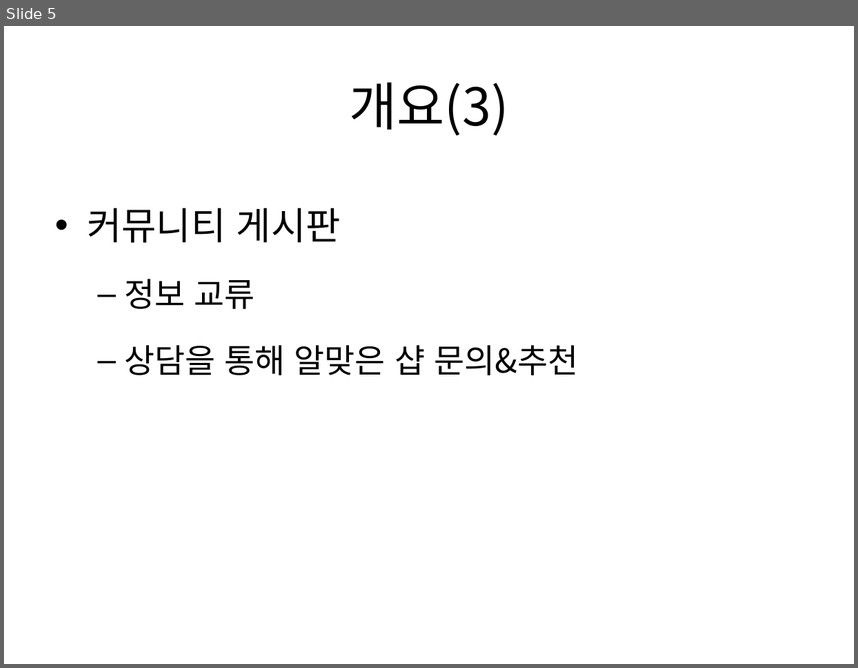
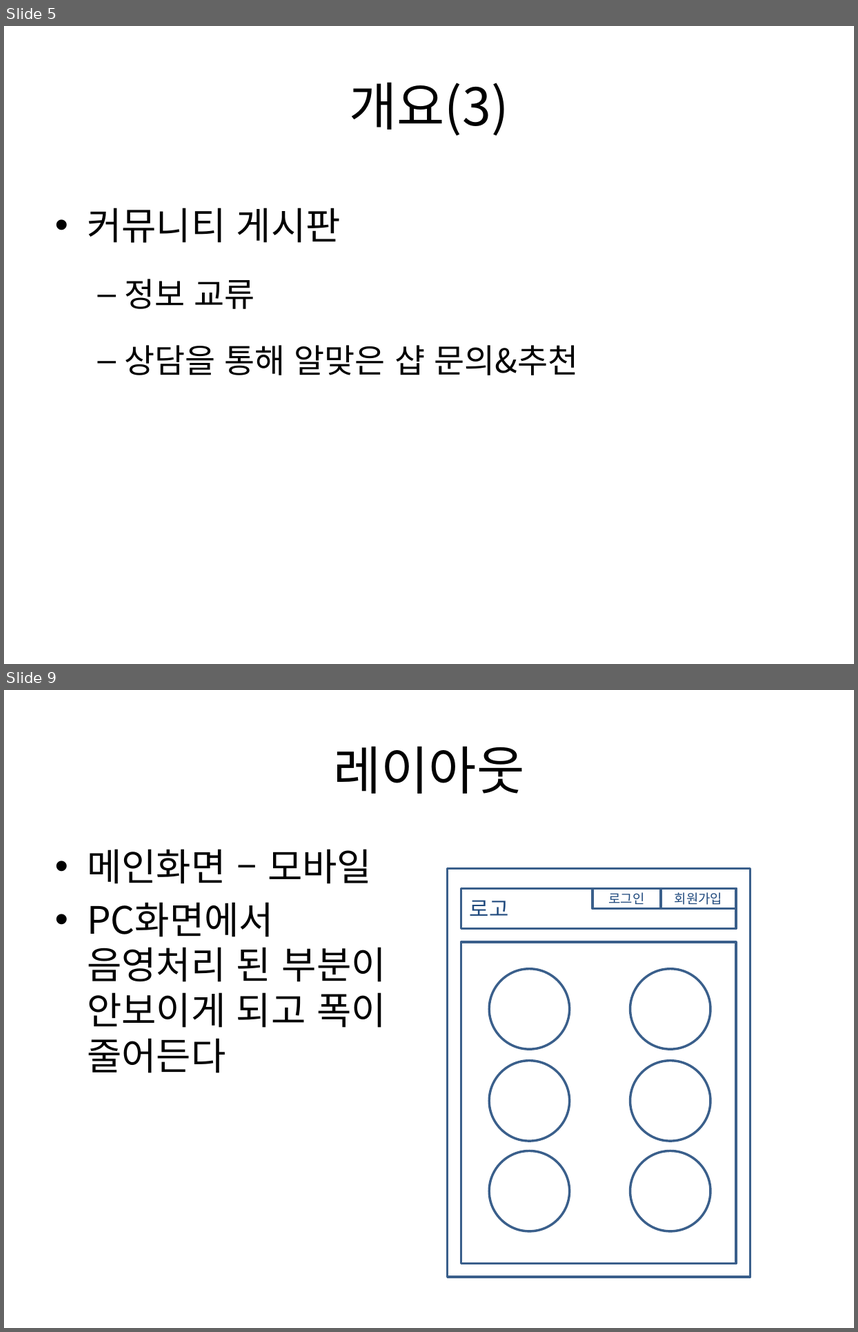
Before and after one commit to kurodari/ttm, a slide deck: docs/ttm 기획서 pt.pptx. Shown one above the other, each under a label of ours: slide 5 before the commit, slides 5 and 9 after it; the slides between them are not shown. The pictures are 858x668 and 858x1332 pixels, drawn with LibreOffice and Linux fonts; fonts in the diff are those of the drawing. Boxes give left, top, right and bottom in pixels: in the first picture for what was removed or moved away, otherwise in the second. Text is boxed around its words. In the diff, an @@ line names an element or a change of style, - is before the commit and + after.

Commit message:
메인화면 레이아웃 개요 추가

```diff
--- a/docs/ttm 기획서 pt.pptx
+++ b/docs/ttm 기획서 pt.pptx
@@ slide 9 added at (x1=4, y1=690, x2=854, y2=1328), background #FFFFFF @@
@@ title added at (x1=333, y1=746, x2=524, y2=793), 44 pt, text #000000 @@
+레이아웃
@@ text added at (x1=87, y1=849, x2=386, y2=1073), 32 pt, text #000000 @@
+• 메인화면 – 모바일
+• PC화면에서 음영처리 된 부분이 안보이게 되고 폭이 줄어든다
@@ rectangle added at (x1=448, y1=869, x2=751, y2=1276), outline #3A5F8C 2 pt @@
@@ rectangle added at (x1=461, y1=888, x2=736, y2=928), outline #3A5F8C 2 pt, 18 pt, text #1F497D @@
+로고
@@ rectangle added at (x1=593, y1=888, x2=660, y2=909), outline #3A5F8C 2 pt, 11 pt, text #1F497D @@
+로그인
@@ rectangle added at (x1=661, y1=888, x2=736, y2=909), outline #3A5F8C 2 pt, 11 pt, text #1F497D @@
+회원가입
@@ rectangle added at (x1=461, y1=942, x2=736, y2=1263), outline #3A5F8C 2 pt @@
@@ ellipse added at (x1=489, y1=969, x2=569, y2=1049), outline #3A5F8C 2 pt @@
@@ ellipse added at (x1=631, y1=969, x2=711, y2=1049), outline #3A5F8C 2 pt @@
@@ ellipse added at (x1=489, y1=1061, x2=569, y2=1141), outline #3A5F8C 2 pt @@
@@ ellipse added at (x1=631, y1=1061, x2=711, y2=1141), outline #3A5F8C 2 pt @@
@@ ellipse added at (x1=489, y1=1151, x2=569, y2=1231), outline #3A5F8C 2 pt @@
@@ ellipse added at (x1=631, y1=1151, x2=711, y2=1231), outline #3A5F8C 2 pt @@
```
Also in this commit, not shown: 1 slide changed, 2 other slides added.
